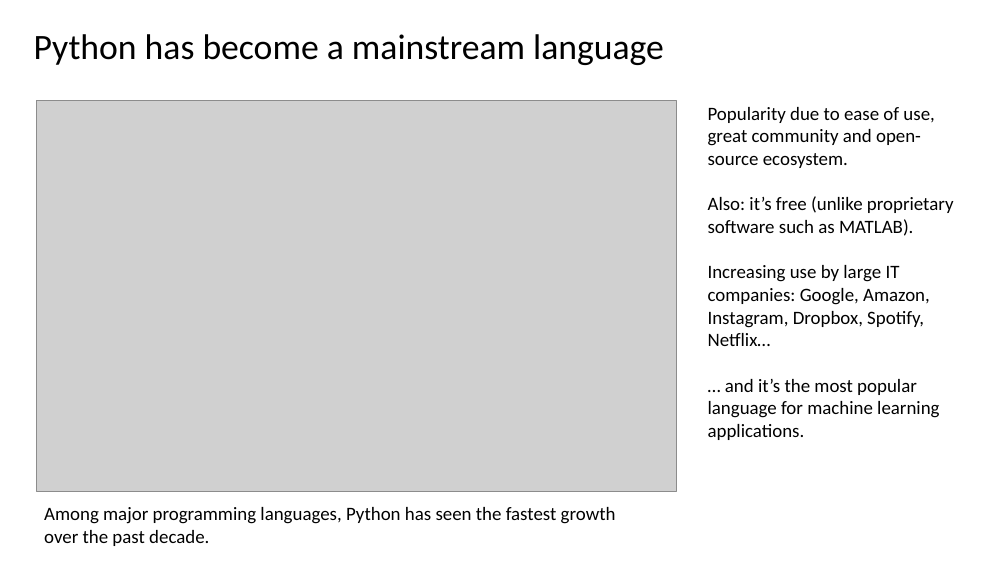
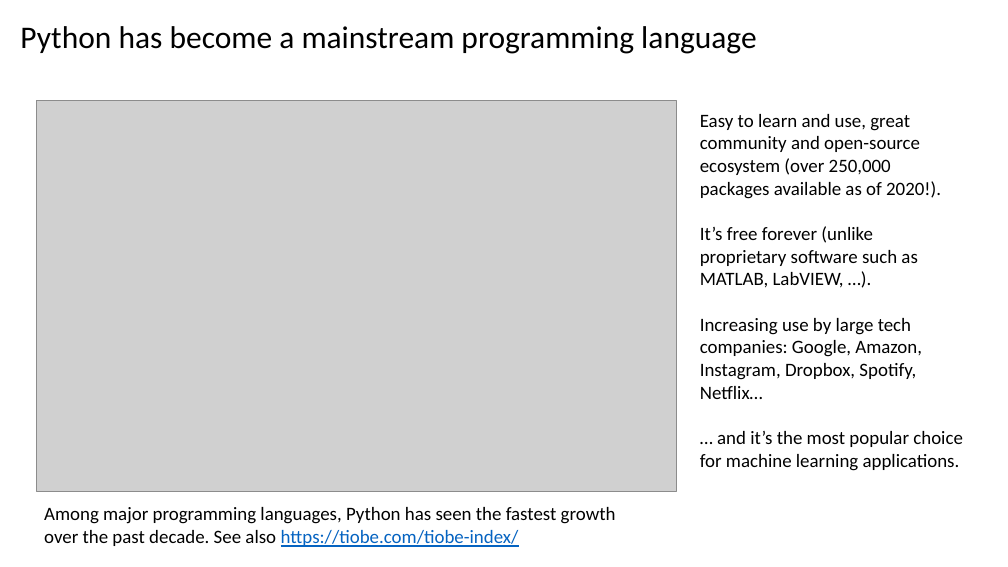
Before and after one commit to btitze/python-course, a slide deck: slide 4 of for_beginners/Python for Beginners.pptx. Drawn at 1008x567 pixels with LibreOffice and Linux fonts; fonts in the diff are those of the drawing; grey boxes stand for pictures. Boxes give left, top, right and bottom in pixels: in the first picture for what was removed or moved away, otherwise in the second. Text is boxed around its words. In the diff, an @@ line names an element or a change of style, - is before the commit and + after.

```diff
--- a/for_beginners/Python for Beginners.pptx
+++ b/for_beginners/Python for Beginners.pptx
@@ title at [20, 26, 756, 54]: text changed; size 34 to 30 pt @@
-Python has become a mainstream language
+Python has become a mainstream programming language
@@ text at [700, 114, 963, 471]: text changed @@
-Popularity due to ease of use, great community and open-source ecosystem.
-Also: it’s free (unlike proprietary software such as MATLAB).
-Increasing use by large IT companies: Google, Amazon, Instagram, Dropbox, Spotify, Netflix…
-… and it’s the most popular language for machine learning applications.
+Easy to learn and use, great community and open-source ecosystem (over 250,000 packages available as of 2020!).
+It’s free forever (unlike proprietary software such as MATLAB, LabVIEW, …).
+Increasing use by large tech companies: Google, Amazon, Instagram, Dropbox, Spotify, Netflix…
+… and it’s the most popular choice for machine learning applications.
@@ text at [44, 507, 616, 547]: text changed @@
-Among major programming languages, Python has seen the fastest growth over the past decade.
+Among major programming languages, Python has seen the fastest growth over the past decade. See also https://tiobe.com/tiobe-index/
```
Also in this commit, not shown: 6 other slides changed, 1 slide added, 2 other files.
